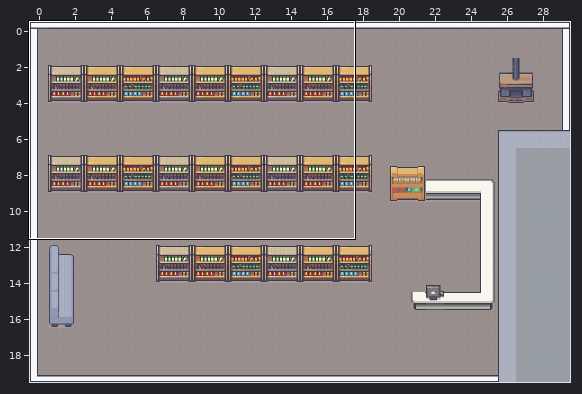
Tiled map, stored at public/assets/map.tmx. Above: a wide view before the commit, with the close-up outlined.
Close-up. Before the edit:
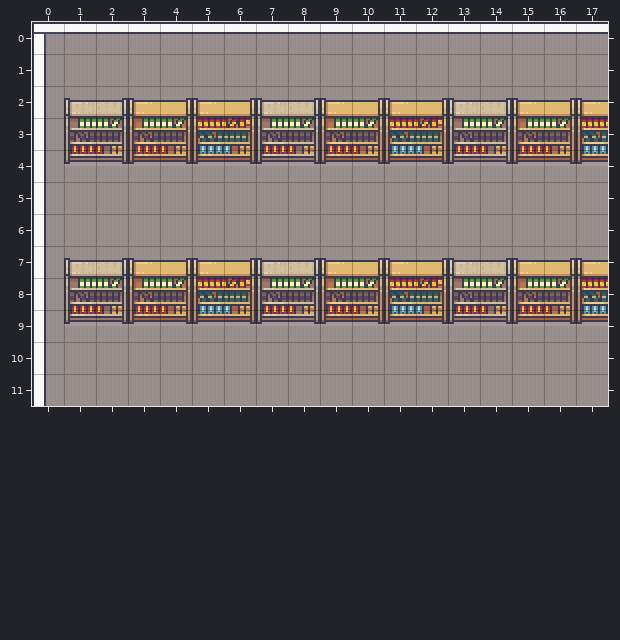
Cells are 32x32 px. Shown: x 0..17, y 0..11. The commit also changed other parts of the map, which this record leaves out.
New version:
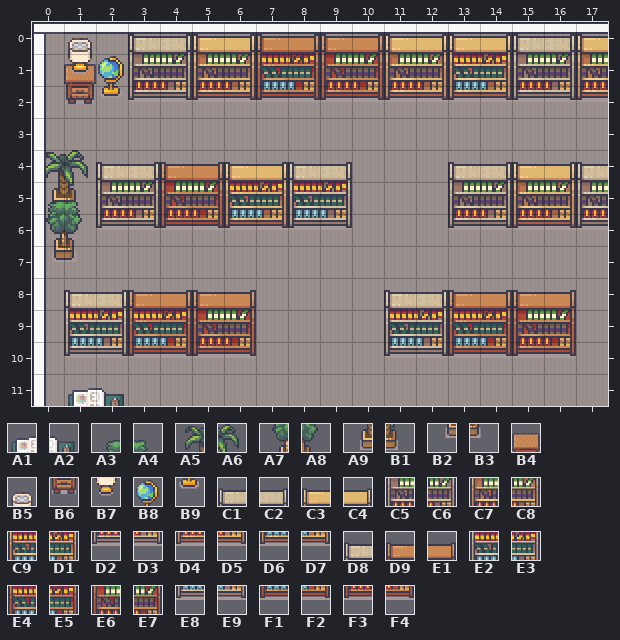
Key: from "Interiors_free_32x32": A1 581, A2 582, A3 714, A4 715, A5 717, A6 718, A7 730, A8 731, A9 733, B1 734, B2 746, B3 747, B4 914, B5 926, B6 930, B7 942, B8 1068, B9 1084, C1 1098, C2 1099, C3 1100, C4 1101, C5 1114, C6 1115, C7 1116, C8 1117, C9 1118, D1 1119, D2 1130, D3 1131, D4 1132, D5 1133, D6 1134, D7 1135, D8 1146, D9 1148, E1 1149, E2 1162, E3 1163, E4 1164, E5 1165, E6 1166, E7 1167, E8 1178, E9 1179, F1 1180, F2 1181, F3 1182, F4 1183.
__ is an empty cell.
Tiles of an added or newly shown layer are drawn over the layers below it.
Changes in this commit:
{"where": "layer \"bookshelves\""}
{"y":0,"x":3,"old":"__ __ __ __ __ __ __ __ __ __ __ __ __ __ __","new":"C1 C2 C3 C4 D9 E1 D9 E1 C3 C4 C3 C4 C1 C2 C3"}
{"y":1,"x":1,"old":"__","new":"B4"}
{"y":1,"x":3,"old":"__ __ __ __ __ __ __ __ __ __ __ __ __ __ __","new":"C5 C6 C7 C8 E4 E5 E6 E7 C7 C8 C9 D1 C5 C6 C7"}
{"y":2,"x":1,"old":"C1 C2 C3 C4 C3 C4 C1 C2 C3 C4 C3 C4 C1 C2 C3 C4 C3","new":"B6 __ D2 D3 D4 D5 F1 F2 F3 F4 D4 D5 D6 D7 D2 D3 D4"}
{"y":3,"x":1,"old":"C5 C6 C7 C8 C9 D1 C5 C6 C7 C8 C9 D1 C5 C6 C7 C8 C9","new":"__ __ __ __ __ __ __ __ __ __ __ __ __ __ __ __ __"}
{"y":4,"x":1,"old":"D2 D3 D4 D5 D6 D7 D2 D3 D4 D5 D6 D7 D2 D3 D4 D5 D6","new":"__ C1 C2 D9 E1 C3 C4 D8 C2 __ __ __ C1 C2 C3 C4 C1"}
{"y":5,"x":2,"old":"__ __ __ __ __ __ __ __","new":"C5 C6 E6 E7 C9 D1 E2 E3"}
{"y":5,"x":13,"old":"__ __ __ __ __","new":"C5 C6 C7 C8 C5"}
{"y":6,"x":2,"old":"__ __ __ __ __ __ __ __","new":"D2 D3 F3 F4 D6 D7 E8 E9"}
{"y":6,"x":13,"old":"__ __ __ __ __","new":"D2 D3 D4 D5 D2"}
{"y":7,"x":1,"old":"C1 C2 C3 C4 C3 C4 C1 C2 C3 C4 C3 C4 C1 C2 C3 C4 C3","new":"__ __ __ __ __ __ __ __ __ __ __ __ __ __ __ __ __"}
{"y":8,"x":1,"old":"C5 C6 C7 C8 C9 D1 C5 C6 C7 C8 C9 D1 C5 C6 C7 C8 C9","new":"D8 C2 D9 E1 D9 E1 __ __ __ __ D8 C2 D9 E1 D9 E1 __"}
{"y":9,"x":1,"old":"D2 D3 D4 D5 D6 D7 D2 D3 D4 D5 D6 D7 D2 D3 D4 D5 D6","new":"E2 E3 E4 E5 E6 E7 __ __ __ __ E2 E3 E4 E5 E6 E7 __"}
{"y":10,"x":1,"old":"__ __ __ __ __ __","new":"E8 E9 F1 F2 F3 F4"}
{"y":10,"x":11,"old":"__ __ __ __ __ __","new":"E8 E9 F1 F2 F3 F4"}
{"y":11,"x":1,"old":"__ __","new":"A1 A2"}
{"where": "layer \"plants\" (added)"}
{"y":4,"x":0,"old":"__ __","new":"A5 A6"}
{"y":5,"x":0,"old":"__ __","new":"A9 B1"}
{"where": "layer \"plants2\" (added)"}
{"y":5,"x":0,"old":"__ __","new":"A3 A4"}
{"y":6,"x":0,"old":"__ __","new":"A7 A8"}
{"y":7,"x":0,"old":"__ __","new":"B2 B3"}
{"where": "layer \"overlapping\" (added)"}
{"y":0,"x":1,"old":"__","new":"B5"}
{"y":1,"x":1,"old":"__ __","new":"B7 B8"}
{"y":2,"x":2,"old":"__","new":"B9"}
{"label":"changed","picture_box":[46,34,608,406]}
